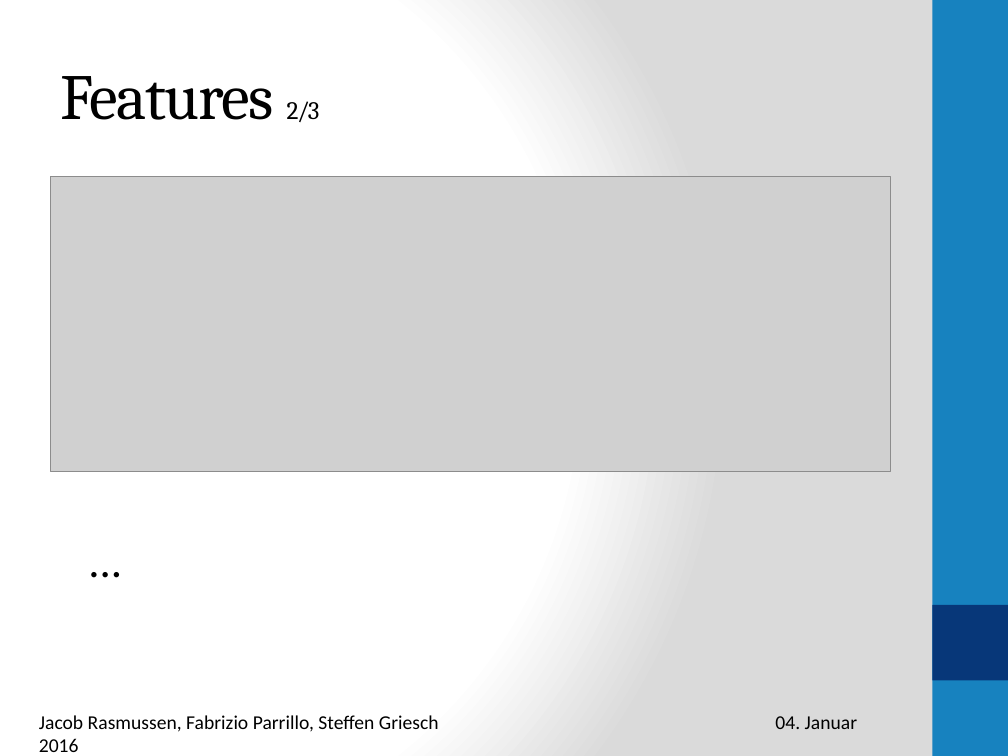
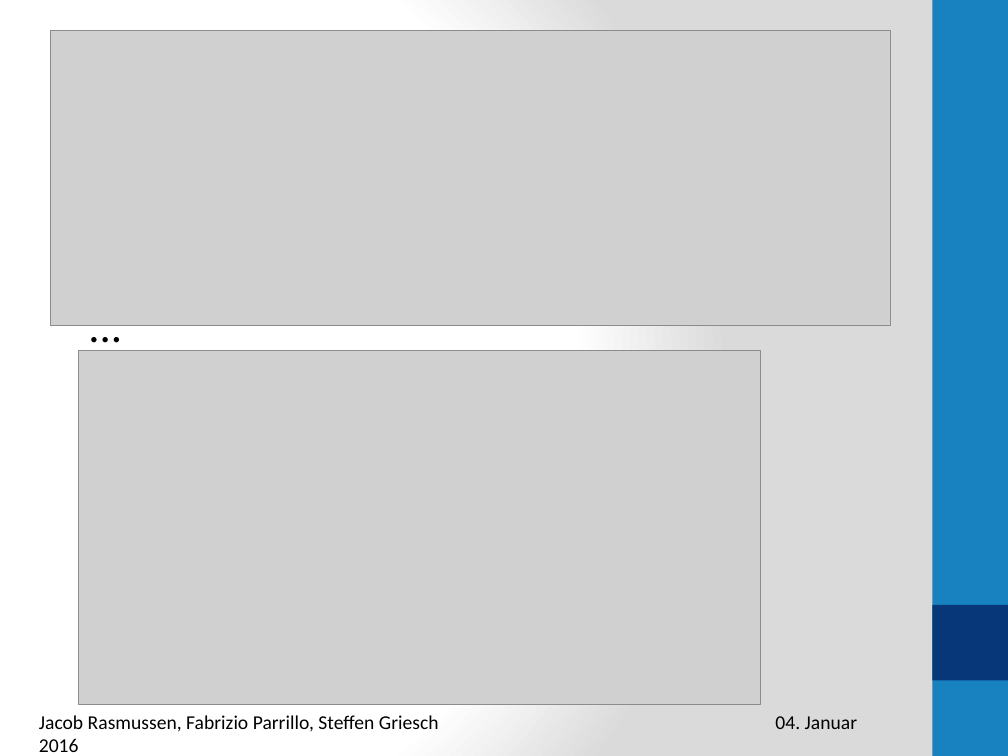
Before and after one commit to rasmussenj/PlasmidSequences, a slide deck: slide 12 of Präsentation1.pptx. Drawn at 1008x756 pixels with LibreOffice and Linux fonts; fonts in the diff are those of the drawing; grey boxes stand for pictures. Boxes give left, top, right and bottom in pixels: in the first picture for what was removed or moved away, otherwise in the second. Text is boxed around its words. In the diff, an @@ line names an element or a change of style, - is before the commit and + after.

```diff
--- a/Präsentation1.pptx
+++ b/Präsentation1.pptx
@@ picture: place and size @@
-picture at [50,176,890,472]
+picture at [50,30,890,326]
@@ title removed at [60,76,320,122] @@
-Features 2/3
@@ text "...": place and size @@
-text "..." at [79,527,175,592]
+text "..." at [79,293,175,358]
@@ picture added at [79,351,760,705] @@
```
Also in this commit, not shown: 2 other slides changed, 1 slide added, 1 slide removed.
